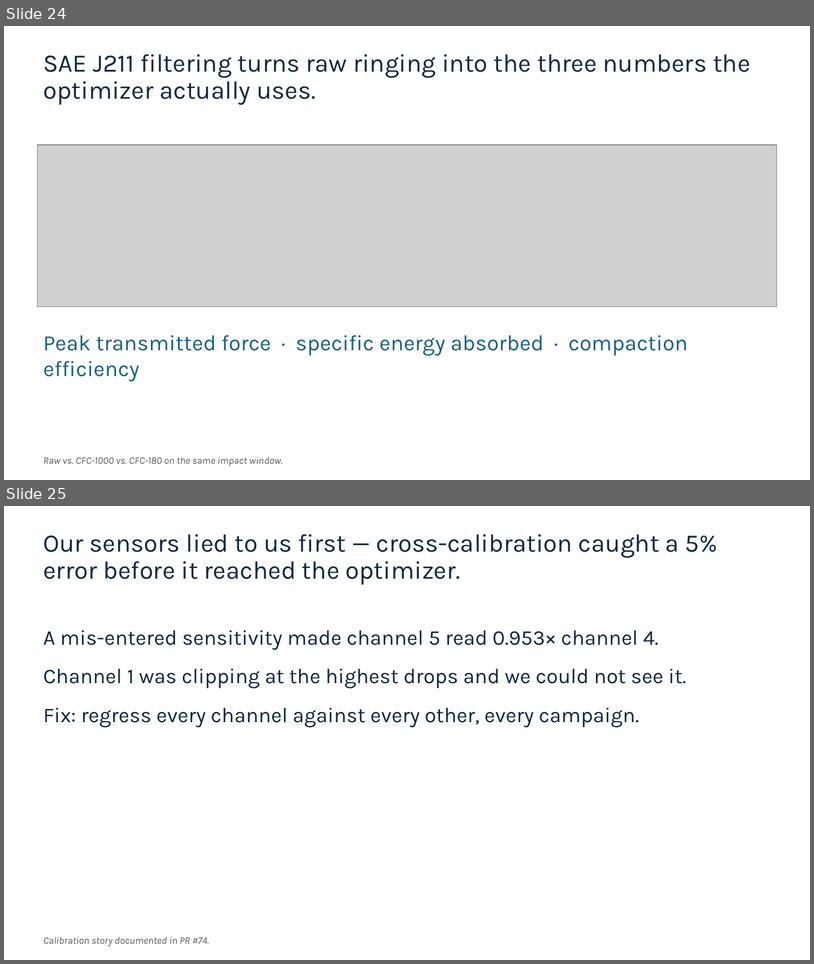
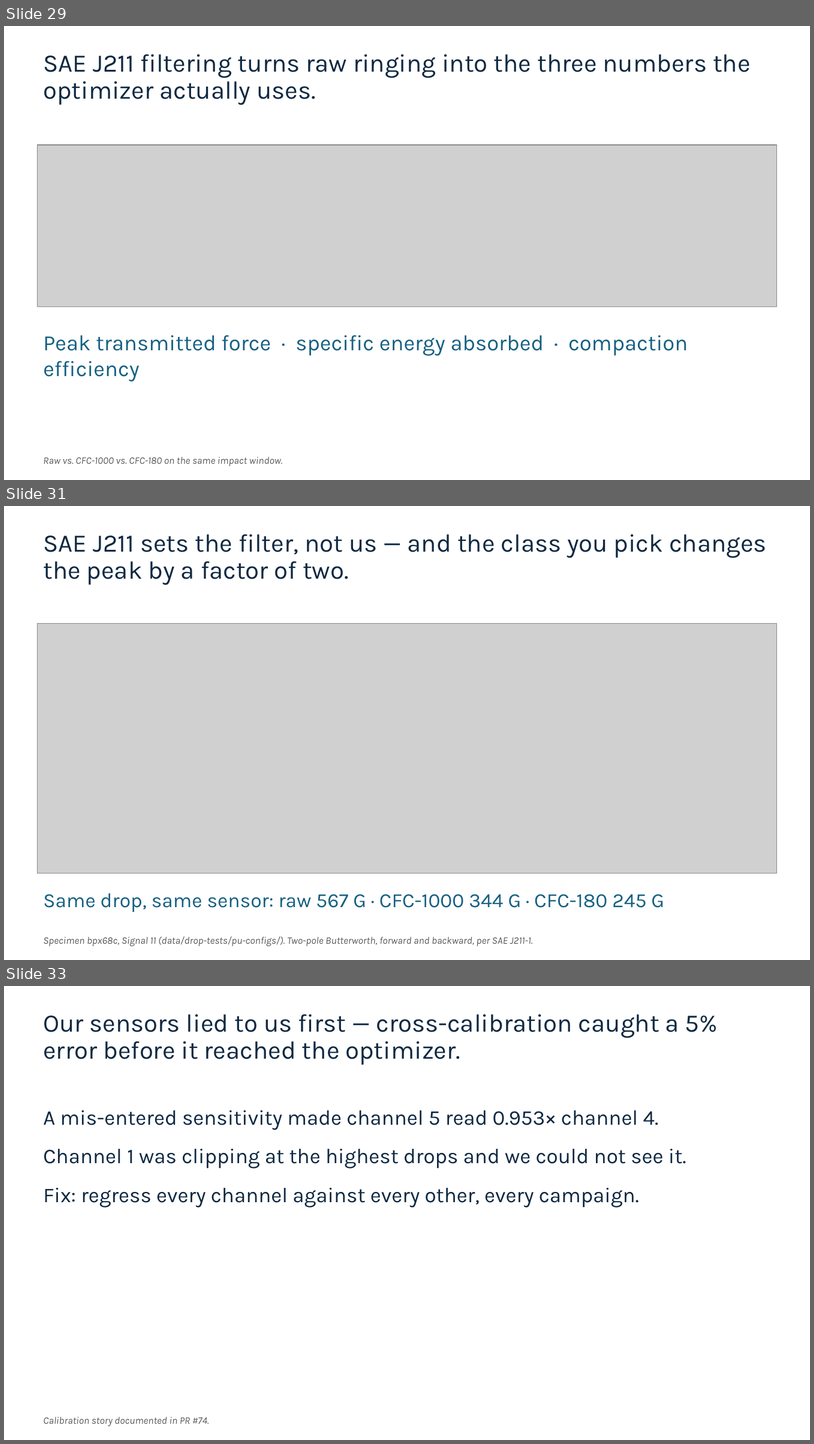
Before and after one commit to vertical-cloud-lab/tensegrity-optimization, a slide deck: presentation/Slide Decks/IDETC Supplement Slides (BO block + gap + video + accel).pptx. Shown one above the other, each under a label of ours: slides 24 and 25 before the commit, slides 29, 31 and 33 after it; the slides between them are not shown. The pictures are 814x964 and 814x1444 pixels, drawn with LibreOffice and Linux fonts; fonts in the diff are those of the drawing; grey boxes stand for pictures. Boxes give left, top, right and bottom in pixels: in the first picture for what was removed or moved away, otherwise in the second. Text is boxed around its words. In the diff, an @@ line names an element or a change of style, - is before the commit and + after.

```diff
--- a/presentation/Slide Decks/IDETC Supplement Slides (BO block + gap + video + accel).pptx
+++ b/presentation/Slide Decks/IDETC Supplement Slides (BO block + gap + video + accel).pptx
@@ slide 31 added at box(4, 506, 810, 960), background #FFFFFF @@
@@ title added at box(43, 534, 767, 585), 30 pt, text #0E2841 @@
+SAE J211 sets the filter, not us — and the class you pick changes the peak by a factor of two.
@@ picture added at box(37, 624, 777, 873) @@
@@ text added at box(43, 893, 665, 912), 24 pt, text #156082 @@
+Same drop, same sensor: raw 567 G · CFC-1000 344 G · CFC-180 245 G
@@ text added at box(43, 936, 533, 946), 12 pt, text #595959, italic @@
+Specimen bpx68c, Signal 11 (data/drop-tests/pu-configs/). Two-pole Butterworth, forward and backward, per SAE J211-1.
@@ what was slide 24 is now slide 29 @@
@@ what was slide 25 is now slide 33 @@
```
Also in this commit, not shown: 2 slides changed, 9 other slides added, 55 other files.
